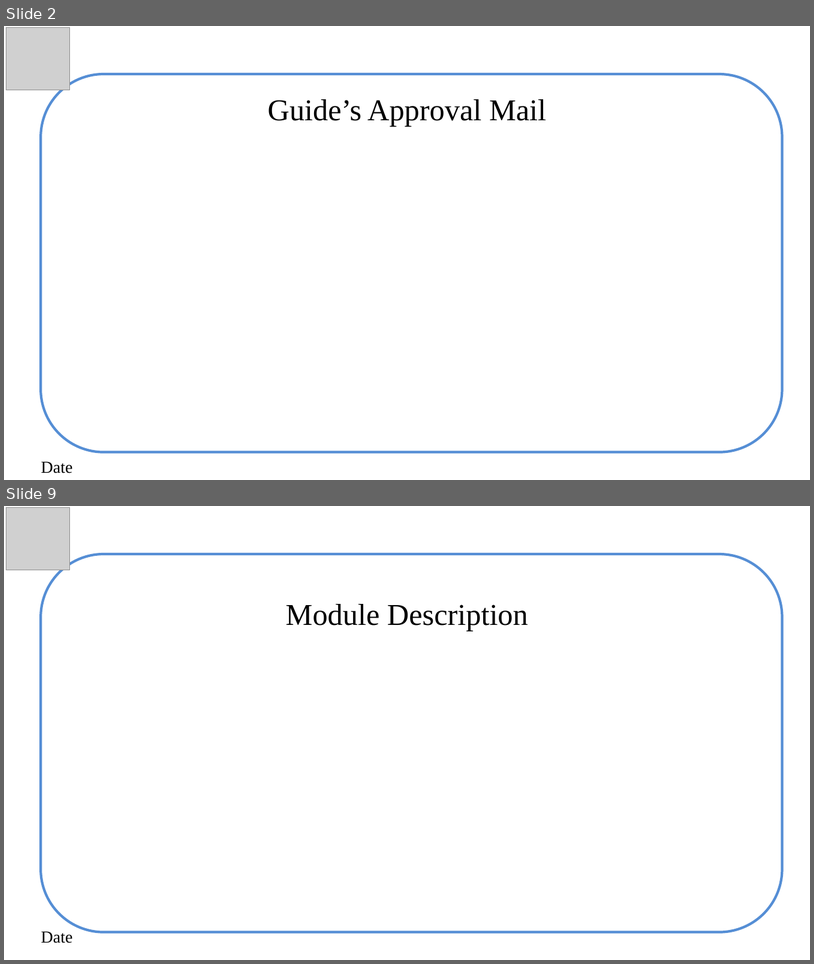
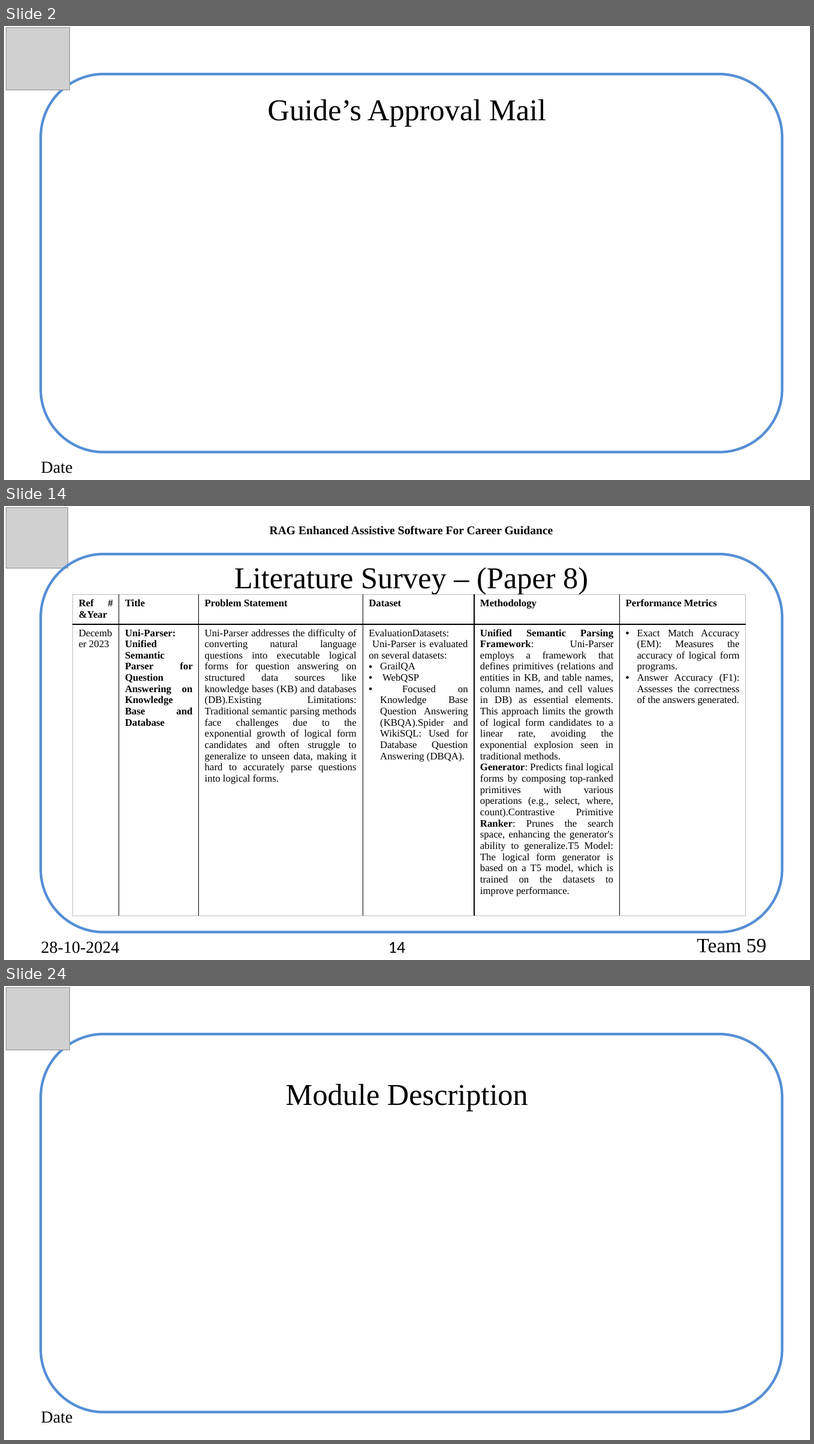
Before and after one commit to akhilswarop/RAG, a slide deck: Review 2/Review 2.pptx. Shown one above the other, each under a label of ours: slides 2 and 9 before the commit, slides 2, 14 and 24 after it; the slides between them are not shown. The pictures are 814x964 and 814x1444 pixels, drawn with LibreOffice and Linux fonts; fonts in the diff are those of the drawing; grey boxes stand for pictures. Boxes give left, top, right and bottom in pixels: in the first picture for what was removed or moved away, otherwise in the second. Text is boxed around its words. In the diff, an @@ line names an element or a change of style, - is before the commit and + after.

```diff
--- a/Review 2/Review 2.pptx
+++ b/Review 2/Review 2.pptx
@@ slide 14 added at (4,506,810,960), background #FFFFFF @@
@@ picture added at (6,508,68,568) @@
@@ text added at (270,526,554,535), 14 pt, text #000000, bold @@
+RAG Enhanced Assistive Software For Career Guidance
@@ rounded rectangle added at (41,554,783,932), outline #558ED5 3 pt @@
@@ text added at (234,567,588,594), 36 pt, text #000000 @@
+Literature Survey – (Paper 8)
@@ table added at (73,594,747,921), 2 rows, 6 columns @@
+Ref # &Year | Title | Problem Statement | Dataset | Methodology | Performance Metrics
+December 2023 | Uni-Parser: Unified Semantic Parser for Question Answering on Knowledge Base and Database | Uni-Parser addresses the difficulty of converting natural language questions into executable logical forms for question answering on structured data sources like knowledge bases (KB) and databases (DB).Existing Limitations: Traditional semantic parsing methods face challenges due to the exponential growth of logical form candidates and often struggle to generalize to unseen data, making it hard to accurately parse questions into logical forms. | EvaluationDatasets: / Uni-Parser is evaluated on several datasets: / GrailQA / WebQSP / Focused on Knowledge Base Question Answering (KBQA).Spider and WikiSQL: Used for Database Question Answering (DBQA). | Unified Semantic Parsing Framework: Uni-Parser employs a framework that defines primitives (relations and entities in KB, and table names, column names, and cell values in DB) as essential elements. This approach limits the growth of logical form candidates to a linear rate, avoiding the exponential explosion seen in traditional methods. / Generator: Predicts final logical forms by composing top-ranked primitives with various operations (e.g., select, where, count).Contrastive Primitive Ranker: Prunes the search space, enhancing the generator's ability to generalize.T5 Model: The logical form generator is based on a T5 model, which is trained on the datasets to improve performance. | Exact Match Accuracy (EM): Measures the accuracy of logical form programs. / Answer Accuracy (F1): Assesses the correctness of the answers generated.
@@ text added at (41,941,120,953), 20 pt, text #000000 @@
+28-10-2024
@@ page number added at (389,942,405,952), 20 pt, text #000000 @@
+14
@@ text added at (697,938,767,952), 24 pt, text #000000 @@
+  Team 59
@@ what was slide 9 is now slide 24 @@
```
Also in this commit, not shown: 3 slides changed, 20 other slides added, 6 slides removed, 1 other file.
